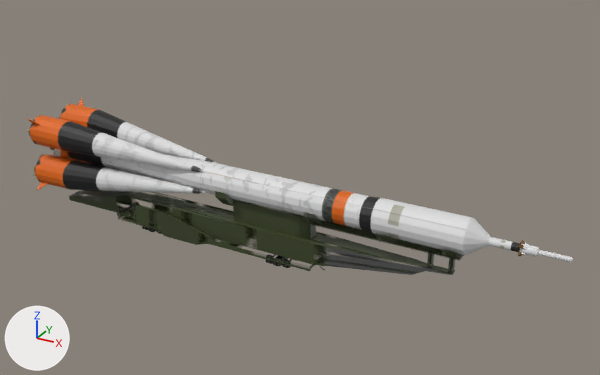
A saved change to the OBJ model src/main/resources/assets/immersiverailroading/models/rolling_stock/transporter_erector/soyuz_transporter/soyuz_transporter.obj.
The view is the same before and after, from a 50 mm camera at (38.6, -51.3, 32.6) aimed at (9.5, 1.6, 6.1). Lighting does not change. The marker at lower left points along +X, +Y and +Z. The picture after the commit comes second. Where no turn or scale is listed for an object, it has been applied to the vertices. Vertices at exactly the same position are counted once.

The older version as bpy lines, for what is in view:
```python
me_frame_cube = bpy.data.meshes.new('FRAME_Cube')
me_frame_cube.from_pydata(...)  # 108 vertices, 99 faces, 8 loose edges; spans x -7.0..12.0, y -1.4..1.4, z 0.3..2.5
me_frame_cube.materials.append(mat_rocket)
me_lifter = bpy.data.meshes.new('LIFTER')
me_lifter.from_pydata(...)  # 304 vertices, 209 faces; spans x -13.0..23.5, y -1.5..1.5, z 0.8..5.7
me_lifter.materials.append(mat_rocket)
me_rocket = bpy.data.meshes.new('ROCKET')
me_rocket.from_pydata(...)  # 4392 vertices, 4038 faces; spans x -15.0..31.0, y -3.4..3.4, z 2.6..9.4
me_rocket.materials.append(mat_rocket)
ob_frame_cube = bpy.data.objects.new('FRAME_Cube', me_frame_cube)
ob_frame_cube.location = (0.0, 0.0, 0.0)
ob_lifter = bpy.data.objects.new('LIFTER', me_lifter)
ob_lifter.location = (0.0, 0.0, 0.0)
ob_rocket = bpy.data.objects.new('ROCKET', me_rocket)
ob_rocket.location = (0.0, 0.0, 0.0)
```
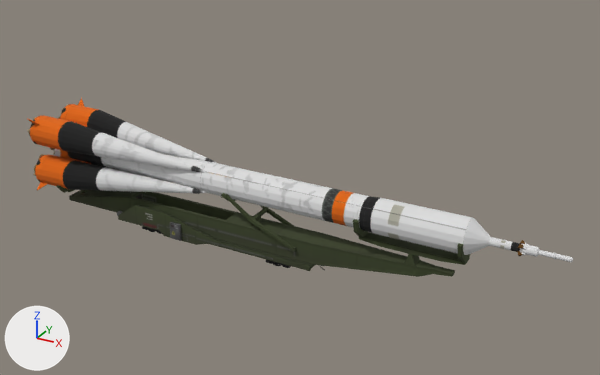
Location of each change, (x1, y1, x2, y2) in pixels of the pictures (600 x 375 px; the box of a moved part takes in the faces that stretch with it):
'LIFTER', reshaped: before (69, 190, 464, 275); after (56, 185, 470, 277)
'FRAME_Cube', reshaped: before (118, 194, 326, 271); after (118, 205, 315, 271)
part 1 of me_frame_cube, moved or reshaped: before (118, 200, 326, 271); after (118, 206, 310, 271)
part 2 of me_lifter, added: after (56, 185, 74, 193)
part 3 of me_lifter, added: after (353, 219, 470, 266)
part 4 of me_lifter, added (green): after (226, 195, 296, 252)
part 5 of me_lifter, reshaped: before (117, 191, 464, 275); after (69, 192, 455, 277)
part 6 of me_lifter, added: after (70, 190, 137, 197)
part 7 of me_lifter, recoloured: before (77, 194, 455, 275); after (120, 211, 455, 276)
part 8 of me_rocket, recoloured: (30, 98, 526, 256) in both

The change in detail:
Material 'm_cb89e473-5431-cc87-cfa0-49078a992492' (mat_m_cb89e473_5431_cc87_cfa0_49078a992492) is new.
Its texture is img_soyuz_png.
Its roughness is 1.0.
me_frame_cube is used by ob_frame_cube; location (0.0, 0.0, 0.0).
me_frame_cube had 108 vertices, 99 faces, 8 loose edges and spanned x -7.0..12.0, y -1.4..1.4, z 0.3..2.5.
me_frame_cube no longer uses material mat_rocket.
me_frame_cube now has 124 vertices, 119 faces and spans x -7.0..12.0, y -1.6..1.6, z 0.3..2.5.
Part 1, on me_frame_cube:
47 faces are deleted.
8 loose edges are deleted.
8 vertices are added at x -1.2, y -1.6..1.6, z 0.4..1.8.
8 new vertices lie (1.0, 0.0, 0.0) away from vertices in x -1.2, y -1.6..1.6, z 0.4..1.8.
67 new faces join them.
me_frame_cube gains material mat_m_cb89e473_5431_cc87_cfa0_49078a992492 (picture img_soyuz_png).
me_lifter is used by ob_lifter; location (0.0, 0.0, 0.0).
me_lifter had 304 vertices, 209 faces and spanned x -13.0..23.5, y -1.5..1.5, z 0.8..5.7.
me_lifter now has 468 vertices, 476 faces and spans x -13.0..23.9, y -3.1..3.1, z 0.8..6.0.
me_lifter part 2: a new loose piece of 76 vertices spanning x -12.2..-12.0, y -3.1..3.1, z 2.3..3.5, in mat_m_cb89e473_5431_cc87_cfa0_49078a992492 (picture img_soyuz_png).
me_lifter part 3: a new loose piece of 72 vertices spanning x 15.7..23.9, y -1.6..1.6, z 2.9..6.0, in mat_m_cb89e473_5431_cc87_cfa0_49078a992492 (picture img_soyuz_png).
me_lifter part 4: a new loose piece of 52 vertices spanning x 4.5..10.6, y -1.4..1.4, z 2.0..5.5, in mat_m_cb89e473_5431_cc87_cfa0_49078a992492 (picture img_soyuz_png).
me_lifter part 5: 29 vertices moved within x -7.2..23.0, y -1.2..1.2, z 0.9..2.9; 89 vertices removed from x 3.5..23.5, y -1.5..1.5, z 2.1..5.7; 13 vertices added at x -6.0..21.5, y -1.0..1.0, z 1.1..2.9.
me_lifter part 6: 16 vertices added at x -12.3..-11.9, y -0.2..0.2, z 1.6..2.4.
me_lifter part 7: 45 faces spanning x -13.0..23.0, y -1.2..1.2, z 0.8..2.9 switch from mat_rocket to mat_m_cb89e473_5431_cc87_cfa0_49078a992492 (picture img_soyuz_png).
Other edits to the shape of me_lifter do not show in these pictures.
me_rocket is used by ob_rocket; location (0.0, 0.0, 0.0).
me_rocket had 4392 vertices, 4038 faces and spanned x -15.0..31.0, y -3.4..3.4, z 2.6..9.4.
me_rocket now has 4392 vertices, 4457 faces and spans x -15.0..31.0, y -3.4..3.4, z 2.6..9.4.
me_rocket part 8: 1793 faces spanning x -15.0..31.0, y -3.4..3.4, z 2.6..9.4 switch from mat_rocket to mat_m_cb89e473_5431_cc87_cfa0_49078a992492 (picture img_soyuz_png).
Edits to the shape of me_rocket do not show in these pictures.
